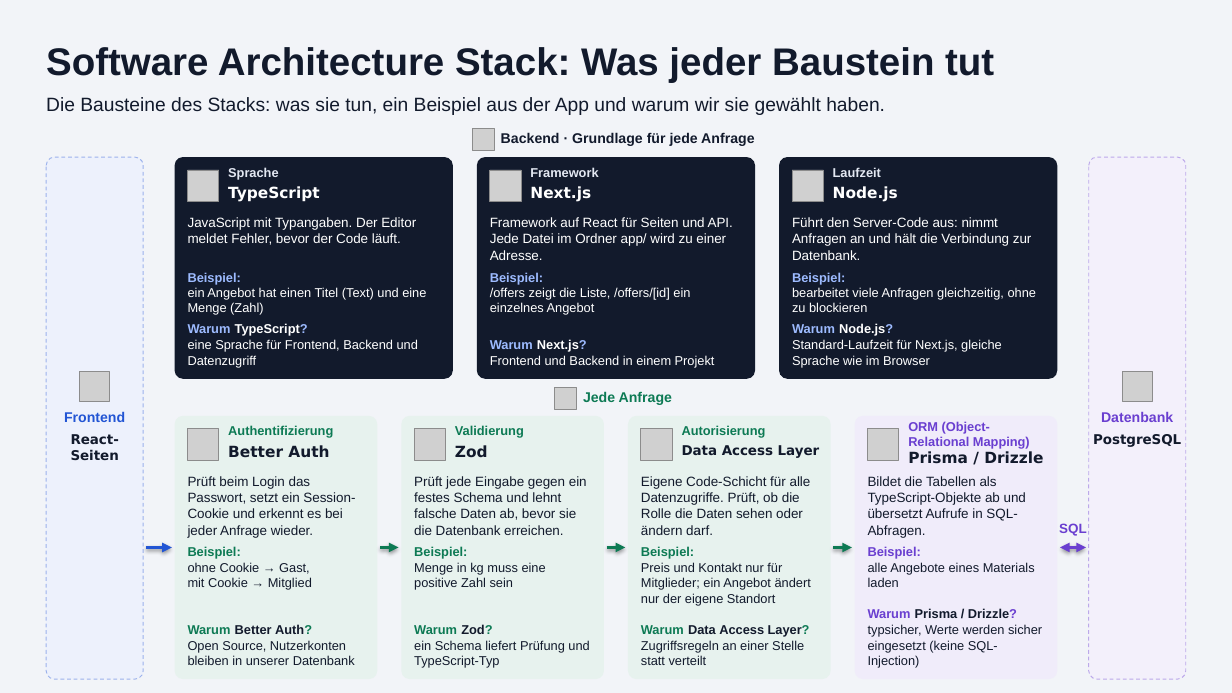
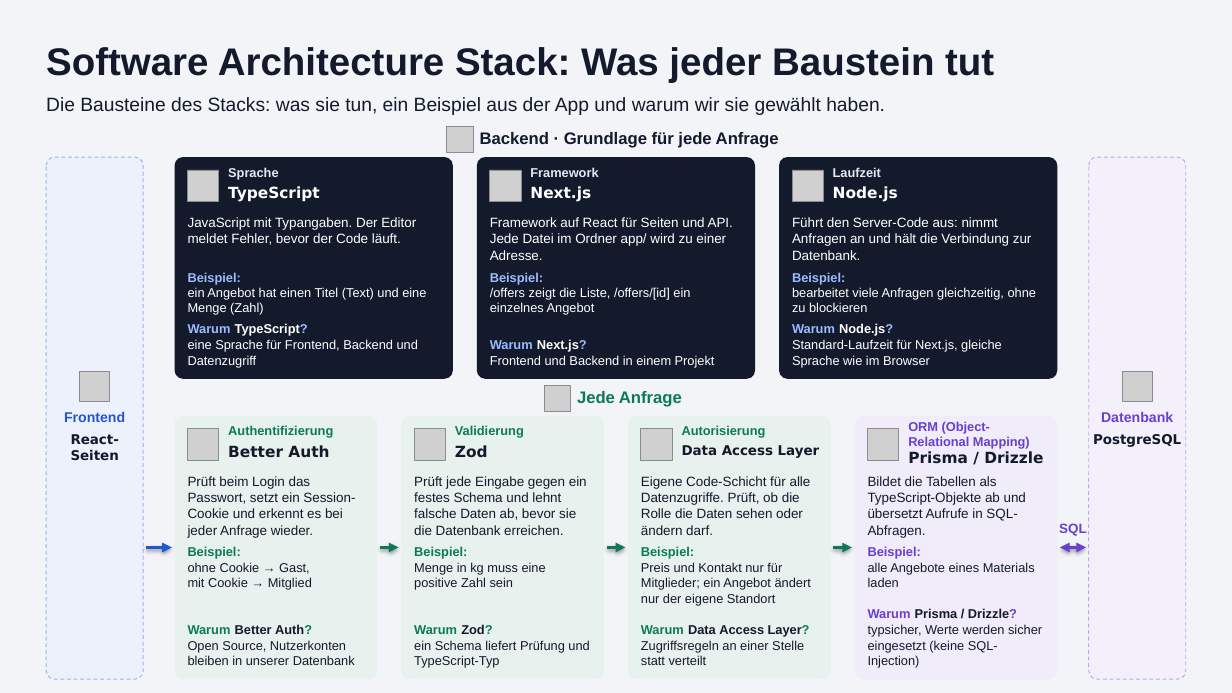
Before and after one commit to lu4k87/__project_applied_research, a slide deck: slide 2 of Praesentation/folien/App-Architektur.pptx. Drawn at 1232x693 pixels with LibreOffice and Linux fonts; fonts in the diff are those of the drawing; grey boxes stand for pictures. Boxes give left, top, right and bottom in pixels: in the first picture for what was removed or moved away, otherwise in the second. Text is boxed around its words. In the diff, an @@ line names an element or a change of style, - is before the commit and + after.

```diff
--- a/Praesentation/folien/App-Architektur.pptx
+++ b/Praesentation/folien/App-Architektur.pptx
@@ picture: place and size @@
-picture at (472,128,494,151)
+picture at (447,127,473,152)
@@ text "Backend · Grundlage für jede ..." at (480,132,779,148): size 11 to 13 pt @@
@@ text "Backend · Grundlage für jede ...": place and size @@
-text "Backend · Grundlage für jede ..." at (501,132,754,146)
+text "Backend · Grundlage für jede ..." at (480,132,779,148)
@@ picture: place and size @@
-picture at (555,387,577,409)
+picture at (544,385,570,411)
@@ text "Jede Anfrage" at (577,391,682,407): size 11 to 13 pt @@
```
Also in this commit, not shown: 4 other files.
